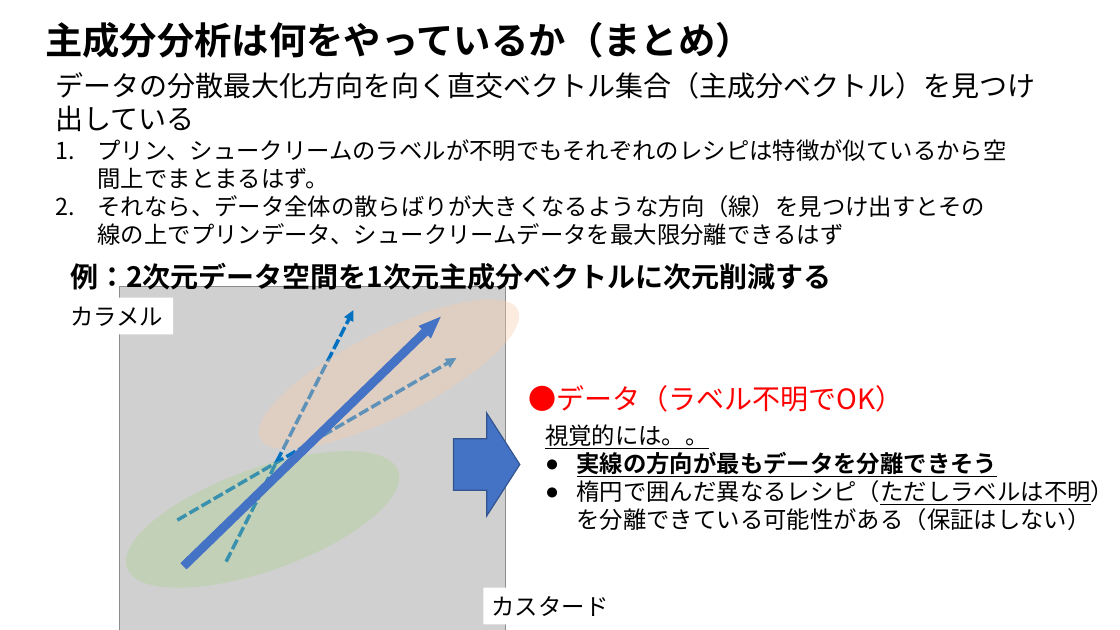
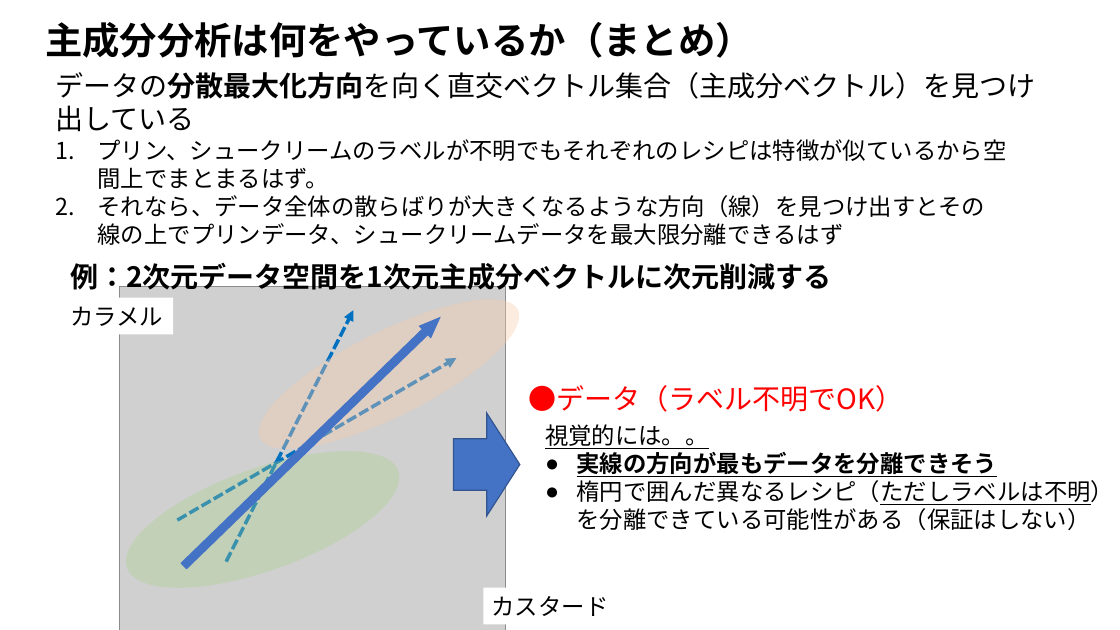
Before and after one commit to ueharaLab/NLP_7-PCA, a slide deck: slide 11 of NLP_6 PCA(BASICS).pptx. Drawn at 1120x630 pixels with LibreOffice and Linux fonts; fonts in the diff are those of the drawing; grey boxes stand for pictures. Boxes give left, top, right and bottom in pixels: in the first picture for what was removed or moved away, otherwise in the second. Text is boxed around its words. In the diff, an @@ line names an element or a change of style, - is before the commit and + after.

```diff
--- a/NLP_6 PCA(BASICS).pptx
+++ b/NLP_6 PCA(BASICS).pptx
@@ text "データの分散最大化方向を向く直交ベクトル集合（主成分ベクトル）を見つけ出している" at box(56, 72, 1036, 132): bold on in "データの分散最大化方向を向く直交ベクトル集合（主成分ベクトル）を見つけ出している" @@
```
Also in this commit, not shown: 5 other slides changed, 12 slides removed, 5 other files.
